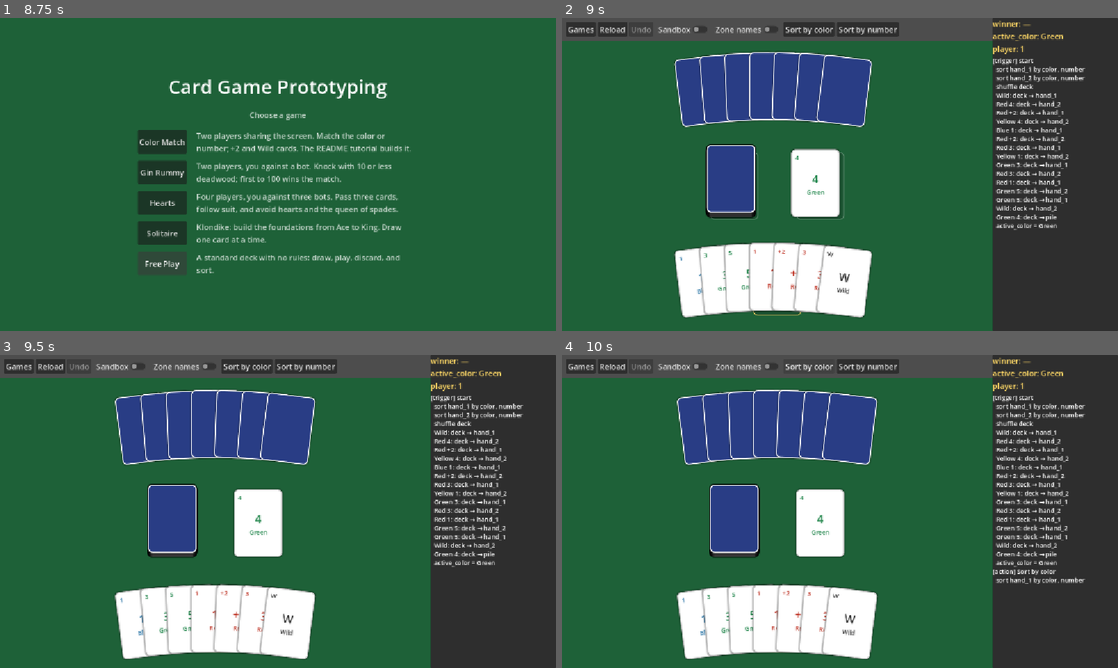
Above: before the commit, frames 1-4 (two rows, left to right).
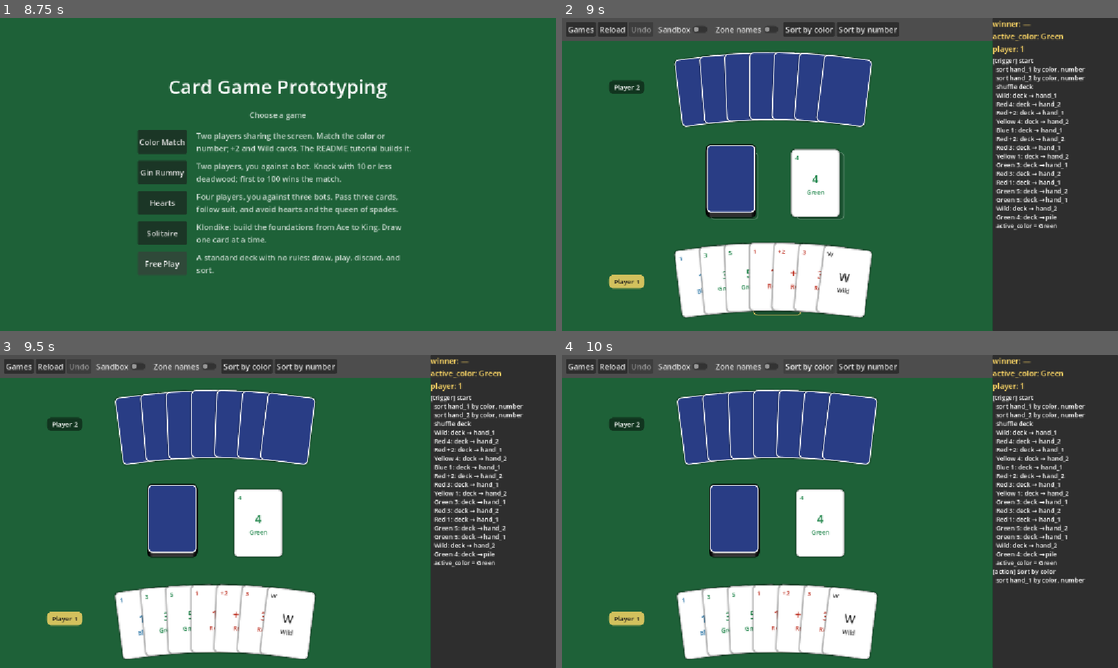
Above: after the commit, the same moments.

Repository: tylersutton/CardGameEngine
Game: Godot game, scene res://scenes/title.tscn
The game is run twice, just before and just after one commit, with the same random seed, the same clock (stepped at 60 frames per second) and the same inputs.
Inputs:
- Up to frame 1 (8.75 s): click "Free Play" at 0.5 s; click "Games" at 1.25 s; click "Free Play" at 2 s; click "Sandbox" at 2.75 s; click "Zone names" at 3.5 s; click "Shuffle" at 4.25 s; click "Undo" at 5 s; click "Draw" at 5.75 s; click "Sort by suit" at 6.5 s; click "Sort by value" at 7.25 s; click "Games" at 8 s
- Up to frame 2 (9 s): click "Color Match" at 8.75 s
- Up to frame 3 (9.5 s): no input
- Up to frame 4 (10 s): click "Sort by color" at 9.5 s

Frame 1 is identical in both runs. In frame 2, 0.6% of the frame differs, in the area x 8-15%, y 19-87%; in frame 3, 0.6%; in frame 4, 0.6%.

Commit message:
- Hearts: tricks pile and name tag placed the same way at every seat;   pass face down via the played spot; bots pass their highest cards - Zone outlines turn with rotated zones

Diff:
--- a/games/color_match.json
+++ b/games/color_match.json
@@ -2,6 +2,7 @@
 	"title": "Color Match",
 	"description": "Two players sharing the screen. Match the color or number; +2 and Wild cards. The README tutorial builds it.",
 	"players": 2,
+	"seats": [[0.15, 0.83], [0.15, 0.16]],
 	"zones": {
 		"deck": { "label": "Deck",
 			"layout": "pile", "face": "down", "anchor": [0.4, 0.5],
--- a/games/gin_rummy.json
+++ b/games/gin_rummy.json
@@ -2,6 +2,7 @@
 	"title": "Gin Rummy",
 	"description": "Two players, you against a bot. Knock with 10 or less deadwood; first to 100 wins the match.",
 	"players": 2,
+	"seats": [[0.1, 0.72], [0.1, 0.28]],
 	"zones": {
 		"stock": { "label": "Stock",
 			"layout": "pile", "face": "down", "anchor": [0.08, 0.5],
--- a/games/hearts.json
+++ b/games/hearts.json
@@ -2,26 +2,32 @@
 	"title": "Hearts",
 	"description": "Four players, you against three bots. Pass three cards, follow suit, and avoid hearts and the queen of spades.",
 	"players": 4,
+	"player_names": ["You", "West", "North", "East"],
+	"seats": [[0.236, 0.86], [0.09, 0.247], [0.78, 0.14], [0.91, 0.753]],
 	"zones": {
 		"deck": { "outline": false, "layout": "pile", "face": "down", "anchor": [0.5, 0.5], "cards": "res://decks/hearts_deck.csv" },
 		"hand": {
-			"per_player": true, "layout": "fan", "face": "human", "width": 0.5,
+			"per_player": true, "layout": "fan", "face": "human", "width": 0.45,
 			"anchors": [[0.5, 0.86], [0.09, 0.5], [0.5, 0.14], [0.91, 0.5]],
 			"rotations": [0, 90, 180, 270]
 		},
 		"played": { "per_player": true, "layout": "pile", "anchors": [[0.5, 0.62], [0.37, 0.5], [0.5, 0.38], [0.63, 0.5]] },
-		"passing": { "label": "Pass #", "per_player": true, "layout": "pile", "face": "human", "anchors": [[0.22, 0.86], [0.09, 0.14], [0.78, 0.14], [0.91, 0.86]] },
-		"won": { "label": "Tricks #", "per_player": true, "layout": "pile", "face": "down", "anchors": [[0.78, 0.86], [0.22, 0.14], [0.91, 0.14], [0.09, 0.86]] }
+		"won": {
+			"label": "Tricks", "per_player": true, "layout": "pile", "face": "down",
+			"anchors": [[0.787, 0.86], [0.09, 0.817], [0.213, 0.14], [0.91, 0.183]],
+			"rotations": [0, 90, 180, 270]
+		}
 	},
 	"variables": { "phase": "pass", "passed": 0, "lead": "", "hearts_broken": false, "tricks": 0 },
 	"player_variables": { "score": 0 },
 	"status": { "your points this hand": "sum(won_1, 'points')" },
-	"bot": { "players": [2, 3, 4], "prefer": "sum(passing, 'value') - 10 * sum(won, 'points') - sum(played, 'value')" },
+	"bot": { "players": [2, 3, 4], "prefer": "-sum(hand, 'value') - 2 * played_face_up - 10 * sum(won, 'points')" },
 	"conditions": {
 		"follows_suit": "lead == '' or card.data.suit == lead or count(where(hand, 'suit', lead)) == 0",
 		"hearts_allowed": "lead != '' or card.data.suit != 'Hearts' or hearts_broken or count(where(hand, 'suit', 'Hearts')) == count(hand)",
 		"two_of_clubs_leads": "tricks > 0 or lead != '' or card.data.name == '2♣'",
-		"trick_winner": "owner(highest(where(all_played, 'suit', lead), 'value'))"
+		"trick_winner": "owner(highest(where(all_played, 'suit', lead), 'value'))",
+		"played_face_up": "sum(played, 'value') - sum(face_down(played), 'value')"
 	},
 	"moves": [
 		{
@@ -39,7 +45,8 @@
 			"when": "phase == 'pass'",
 			"choose": "hand", "pick": 3,
 			"steps": [
-				"move(choice, passing)",
+				"move(choice, played)",
+				"flip(choice)",
 				"assign('passed', passed + 1)",
 				{ "if": "passed == 4", "then": ["trigger('exchange')"], "else": ["end_turn()"] }
 			]
@@ -61,7 +68,7 @@
 			"trigger('deal')"
 		],
 		"deal": [
-			"move([all_hand, all_played, all_passing, all_won], deck)",
+			"move([all_hand, all_played, all_won], deck)",
 			"shuffle(deck)",
 			"deal(deck, all_hand, 13)",
 			"assign('phase', 'pass')",
@@ -74,7 +81,7 @@
 		],
 		"turn_start": [{ "if": "phase == 'pass'", "then": ["ask('Pass 3')"] }],
 		"exchange": [
-			{ "for": "player", "in": "players", "do": ["move(passing, opponent_hand)"] },
+			{ "for": "player", "in": "players", "do": ["move(played, opponent_hand)"] },
 			"assign('phase', 'play')",
 			"assign('player', owner(top(where(all_hand, 'name', '2♣'))))"
 		],
--- a/scenes/main.tscn
+++ b/scenes/main.tscn
@@ -42,41 +42,47 @@
 theme_override_constants/margin_right = 8
 theme_override_constants/margin_bottom = 8
 
-[node name="Toolbar" type="HBoxContainer" parent="Layout/TableColumn/ToolbarMargin" unique_id=56630377]
+[node name="Toolbar" type="HFlowContainer" parent="Layout/TableColumn/ToolbarMargin" unique_id=56630377]
 layout_mode = 2
 
 [node name="GamesButton" type="Button" parent="Layout/TableColumn/ToolbarMargin/Toolbar"]
 unique_name_in_owner = true
 layout_mode = 2
+size_flags_vertical = 4
 tooltip_text = "Back to the list of games"
 text = "Games"
 
 [node name="ReloadButton" type="Button" parent="Layout/TableColumn/ToolbarMargin/Toolbar" unique_id=768880190]
 unique_name_in_owner = true
 layout_mode = 2
+size_flags_vertical = 4
 text = "Reload"
 
 [node name="UndoButton" type="Button" parent="Layout/TableColumn/ToolbarMargin/Toolbar" unique_id=1169205054]
 unique_name_in_owner = true
 layout_mode = 2
+size_flags_vertical = 4
 shortcut = SubResource("Shortcut_undo")
 text = "Undo"
 
 [node name="SandboxToggle" type="CheckButton" parent="Layout/TableColumn/ToolbarMargin/Toolbar" unique_id=1630523048]
 unique_name_in_owner = true
 layout_mode = 2
+size_flags_vertical = 4
 tooltip_text = "Ignore move rules and action conditions"
 text = "Sandbox"
 
 [node name="ZoneNamesToggle" type="CheckButton" parent="Layout/TableColumn/ToolbarMargin/Toolbar"]
 unique_name_in_owner = true
 layout_mode = 2
+size_flags_vertical = 4
 tooltip_text = "Show each zone's name and card count, as used in rules"
 text = "Zone names"
 
-[node name="ActionButtons" type="HBoxContainer" parent="Layout/TableColumn/ToolbarMargin/Toolbar" unique_id=510503867]
+[node name="ActionButtons" type="HFlowContainer" parent="Layout/TableColumn/ToolbarMargin/Toolbar" unique_id=510503867]
 unique_name_in_owner = true
 layout_mode = 2
+size_flags_horizontal = 3
 
 [node name="ChoiceMargin" type="MarginContainer" parent="Layout/TableColumn" unique_id=1722594352]
 unique_name_in_owner = true
--- a/scripts/core/game.gd
+++ b/scripts/core/game.gd
@@ -327,6 +327,11 @@
 	return is_bot(current_player())
 
 
+func player_name(player: int) -> String:
+	var name: String = rules.player_names[player - 1] if player <= rules.player_names.size() else "Player %d" % player
+	return name + " (bot)" if is_bot(player) else name
+
+
 func is_bot(player: int) -> bool:
 	return rules.bot.get("players", []).any(func(bot_player: float) -> bool: return int(bot_player) == player)
 
@@ -729,6 +734,10 @@
 			var zone_name: Variant = rule.get(end) if rule is Dictionary else null
 			if zone_name is String and zone_name not in zones and zone_name not in _aliases() and zone_name not in zone_groups:
 				errors.append("%s: unknown zone \"%s\"" % [label, zone_name])
+	for list_name in ["seats", "player_names"]:
+		var list: Array = rules.get(list_name)
+		if list and list.size() < rules.players:
+			errors.append("\"%s\" needs one entry per player (%d)" % [list_name, rules.players])
 	if rules.bot:
 		_check_entry("bot", rules.bot, {"players": TYPE_ARRAY, "prefer": TYPE_STRING})
 		if not rules.bot.has("prefer"):
--- a/scripts/core/game_rules.gd
+++ b/scripts/core/game_rules.gd
@@ -9,6 +9,8 @@
 var moves: Array
 var variables: Dictionary
 var players: int
+var seats: Array
+var player_names: Array
 var player_variables: Dictionary
 var melds: Dictionary
 var status: Dictionary
@@ -42,6 +44,8 @@
 	rules.conditions = data.get("conditions", {})
 	rules.variables = data.get("variables", {})
 	rules.players = int(data.get("players", 1))
+	rules.seats = data.get("seats", [])
+	rules.player_names = data.get("player_names", [])
 	rules.player_variables = data.get("player_variables", {})
 	rules.melds = data.get("melds", {})
 	rules.status = data.get("status", {})
--- a/scripts/ui/table_view.gd
+++ b/scripts/ui/table_view.gd
@@ -10,9 +10,14 @@
 const LABEL_GAP := 22.0
 const BOTTOM_MARGIN := 8.0
 const LABEL_OVERHANG := 20.0
+const SEAT_PADDING := Vector2(10, 4)
+const SEAT_TEXT_COLOR := Color.WHITE
+const CURRENT_SEAT_TEXT_COLOR := Color(0.1, 0.1, 0.1)
 
 static var slot_style := _slot_box(SLOT_BORDER)
 static var current_slot_style := _slot_box(CURRENT_SLOT_BORDER)
+static var seat_style := _seat_box(Color(0, 0, 0, 0.45))
+static var current_seat_style := _seat_box(CURRENT_SLOT_BORDER)
 
 var game: Game
 var views: Dictionary[Card, CardView] = {}
@@ -147,8 +152,11 @@
 func _max_spread(zone: Zone) -> float:
 	if zone.layout == "column":
 		return size.y * (1 - zone.anchor.y) - CardView.SIZE.y / 2 - BOTTOM_MARGIN
-	var sideways := is_equal_approx(absf(sin(deg_to_rad(zone.rotation))), 1.0)
-	return zone.width * (size.y if sideways else size.x) if zone.width else ZoneLayout.MAX_WIDTH
+	return zone.width * (size.y if _is_sideways(zone) else size.x) if zone.width else ZoneLayout.MAX_WIDTH
+
+
+func _is_sideways(zone: Zone) -> bool:
+	return is_equal_approx(absf(sin(deg_to_rad(zone.rotation))), 1.0)
 
 
 func _nearest_zone(point: Vector2, ignored_views: Array[CardView]) -> Zone:
@@ -167,7 +175,8 @@
 
 
 func _slot(zone: Zone) -> Rect2:
-	return Rect2(zone.anchor * size - CardView.SIZE / 2, CardView.SIZE)
+	var slot_size := Vector2(CardView.SIZE.y, CardView.SIZE.x) if _is_sideways(zone) else CardView.SIZE
+	return Rect2(zone.anchor * size - slot_size / 2, slot_size)
 
 
 func _draw() -> void:
@@ -188,6 +197,26 @@
 			var name_position := slot.position - Vector2(LABEL_OVERHANG, LABEL_GAP)
 			var name_text := "%s (%d)" % [zone.name, zone.cards.size()]
 			draw_string(font, name_position, name_text, HORIZONTAL_ALIGNMENT_CENTER, slot.size.x + LABEL_OVERHANG * 2, LABEL_FONT_SIZE, LABEL_COLOR)
+	_draw_seats(font)
+
+
+func _draw_seats(font: Font) -> void:
+	for player in range(1, game.rules.seats.size() + 1):
+		var is_current := player == game.current_player()
+		var text := game.player_name(player)
+		var text_size := font.get_string_size(text, HORIZONTAL_ALIGNMENT_LEFT, -1, LABEL_FONT_SIZE)
+		var seat := Vector2(game.rules.seats[player - 1][0], game.rules.seats[player - 1][1]) * size
+		var tag := Rect2(seat - text_size / 2 - SEAT_PADDING, text_size + SEAT_PADDING * 2)
+		draw_style_box(current_seat_style if is_current else seat_style, tag)
+		var baseline := Vector2(tag.position.x + SEAT_PADDING.x, tag.position.y + SEAT_PADDING.y + font.get_ascent(LABEL_FONT_SIZE))
+		draw_string(font, baseline, text, HORIZONTAL_ALIGNMENT_LEFT, -1, LABEL_FONT_SIZE, CURRENT_SEAT_TEXT_COLOR if is_current else SEAT_TEXT_COLOR)
+
+
+static func _seat_box(color: Color) -> StyleBoxFlat:
+	var box := StyleBoxFlat.new()
+	box.bg_color = color
+	box.set_corner_radius_all(10)
+	return box
 
 
 static func _slot_box(border_color: Color) -> StyleBoxFlat:
Not shown, changed: README.md
